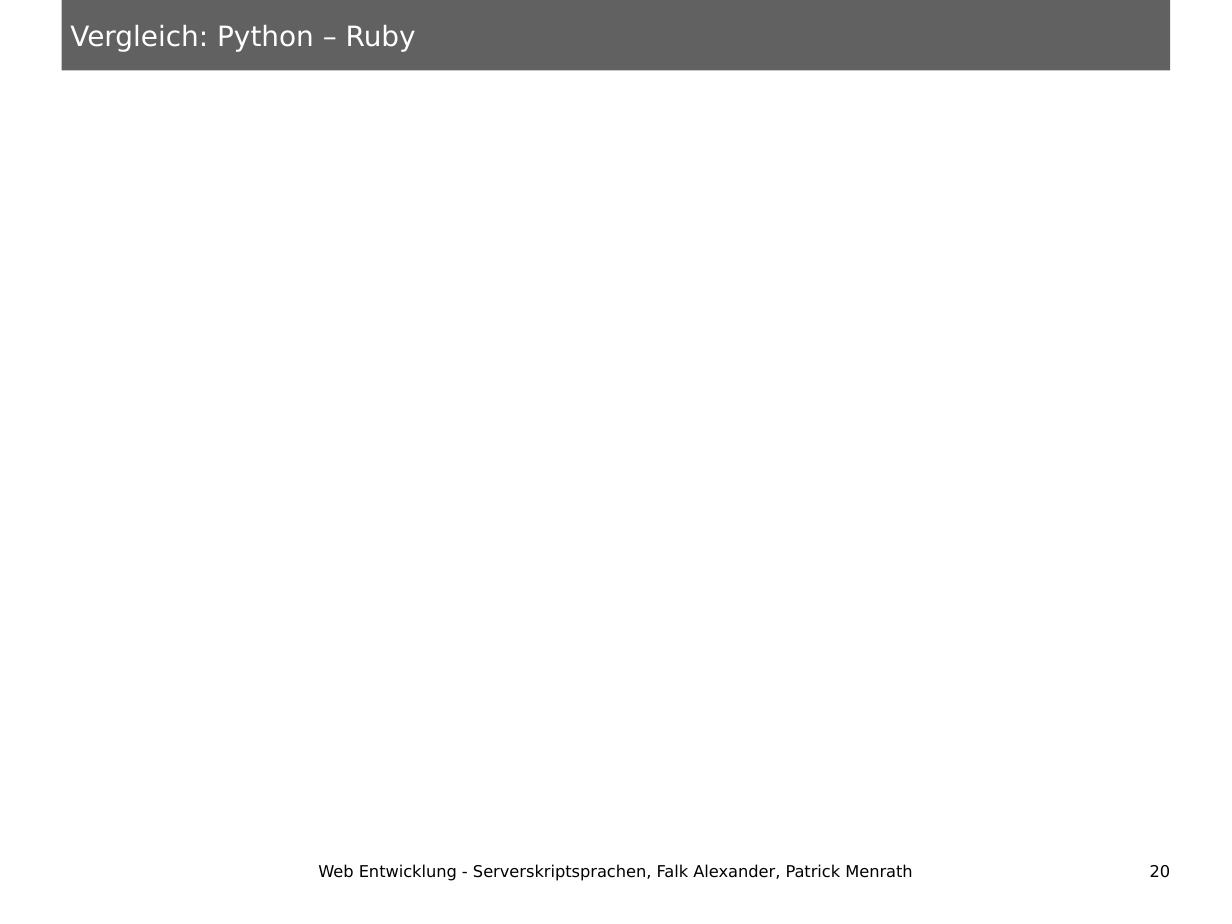
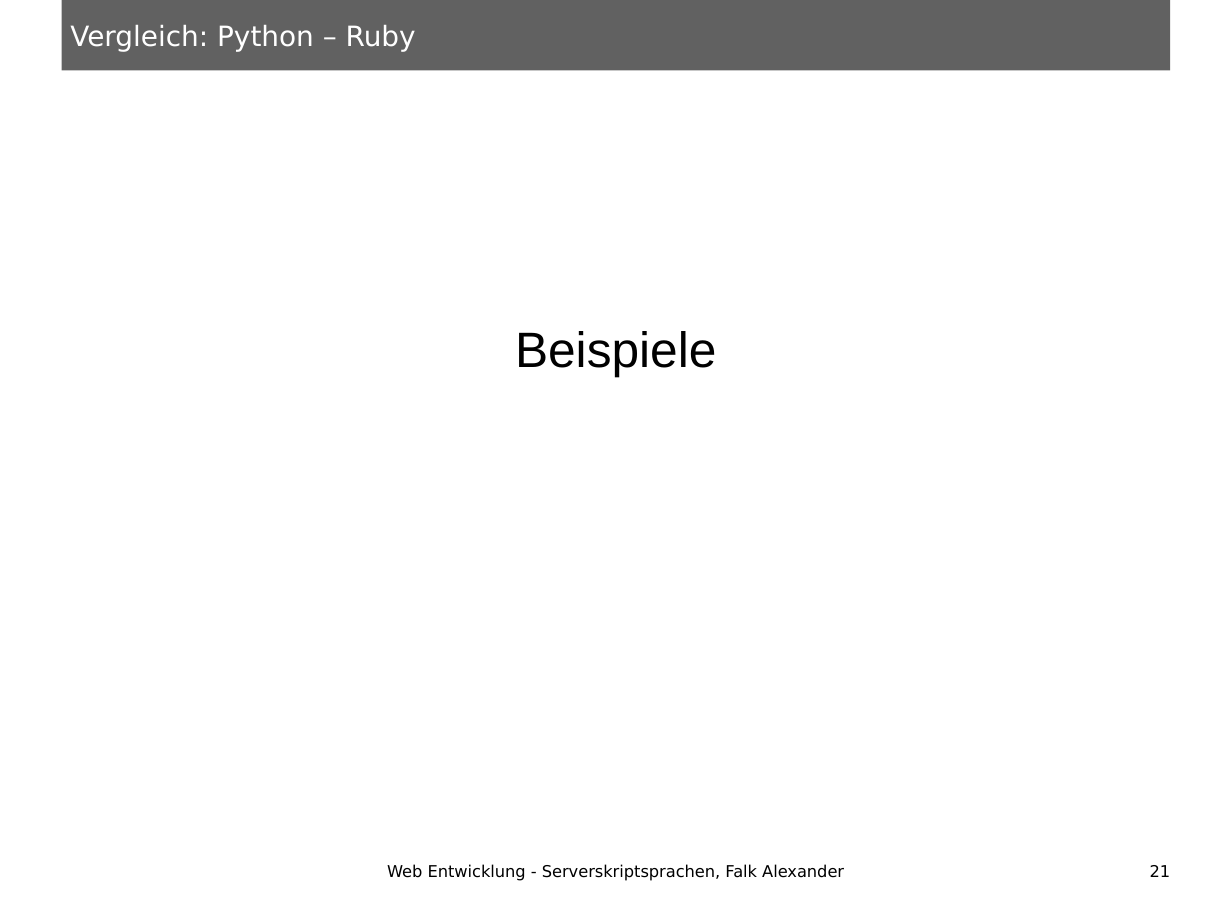
Before and after one commit to ungeziefer9488/HSA-SWS-SoSe13-Serverskriptsprachen, a slide deck: slide 21 of Vortrag.odp (slide 20 before the commit). Drawn at 1232x924 pixels with LibreOffice and Linux fonts; fonts in the diff are those of the drawing. Boxes give left, top, right and bottom in pixels: in the first picture for what was removed or moved away, otherwise in the second. Text is boxed around its words. In the diff, an @@ line names an element or a change of style, - is before the commit and + after.

```diff
--- a/Vortrag.odp
+++ b/Vortrag.odp
@@ subtitle added at <box>515,331,716,376</box>, 32 pt, text #000000 @@
+Beispiele
@@ text at <box>387,864,844,881</box>: text changed @@
-Web Entwicklung - Serverskriptsprachen, Falk Alexander, Patrick Menrath
+Web Entwicklung - Serverskriptsprachen, Falk Alexander
@@ page number at <box>1150,865,1171,877</box>: text changed @@
-20
+21
```
Also in this commit, not shown: 21 other slides changed, 2 slides added.
